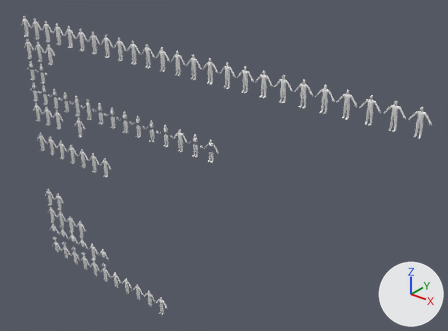
An edit to the Blender file Attires/Attires_ALL.blend, drawn before and after from the same camera.
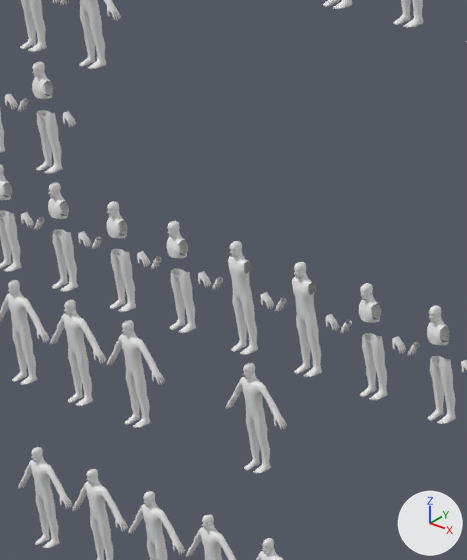
The first picture shows the older version from a 50 mm camera at (47.5, -31.6, 36.6) aimed at (19.8, 3.1, 15.1). The close-ups show the older and then the newer version on the part from 8% to 26% of the width and 16% to 46% of the height of that picture. Only the edits that show in the close-ups are written down. The axes (+X, +Y, +Z) are drawn at lower right. The lights are the same throughout.

In view in the first close-up: 'PlayerModel.002', 'PlayerModel.013', 'PlayerModel.014', 'PlayerModel.017', 'PlayerModel.018', 'PlayerModel.019', 'PlayerModel.021', 'PlayerModel.023', 'PlayerModel.054', 'PlayerModel.056', 'PlayerModel.065', 'PlayerModel.066' and 11 more.
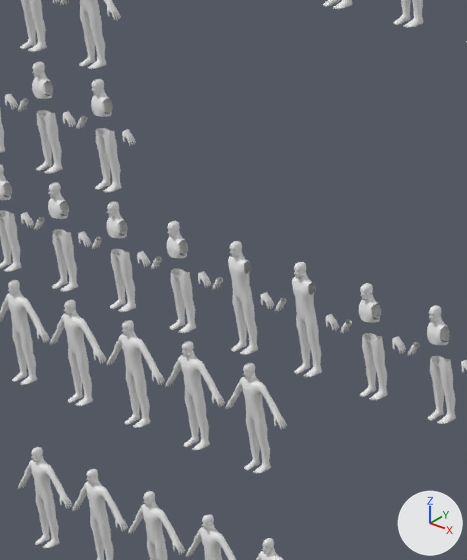
Scene script edits in JSON lines:
```json
{"op": "add", "block": "ob_playermodel_083", "code": ["ob_playermodel_083 = bpy.data.objects.new('PlayerModel.083', me_cube_029)", "ob_playermodel_083.location = (4.5, 0.0, 15.0)", "_m = ob_playermodel_083.modifiers.new('Mirror', 'MIRROR')", "_m.use_clip = True"]}
{"op": "add", "block": "ob_playermodel_080", "code": ["ob_playermodel_080 = bpy.data.objects.new('PlayerModel.080', me_cube_030)", "ob_playermodel_080.location = (3.0, 0.0, 19.0)", "_m = ob_playermodel_080.modifiers.new('Mirror', 'MIRROR')", "_m.use_clip = True"]}
```

Location of each change, (x1, y1, x2, y2) in pixels of the close-ups (467 x 560 px):
```json
{"object": "PlayerModel.083", "change": "added", "after": [165, 341, 225, 450]}
{"object": "PlayerModel.080", "change": "added", "after": [76, 79, 136, 193]}
```
